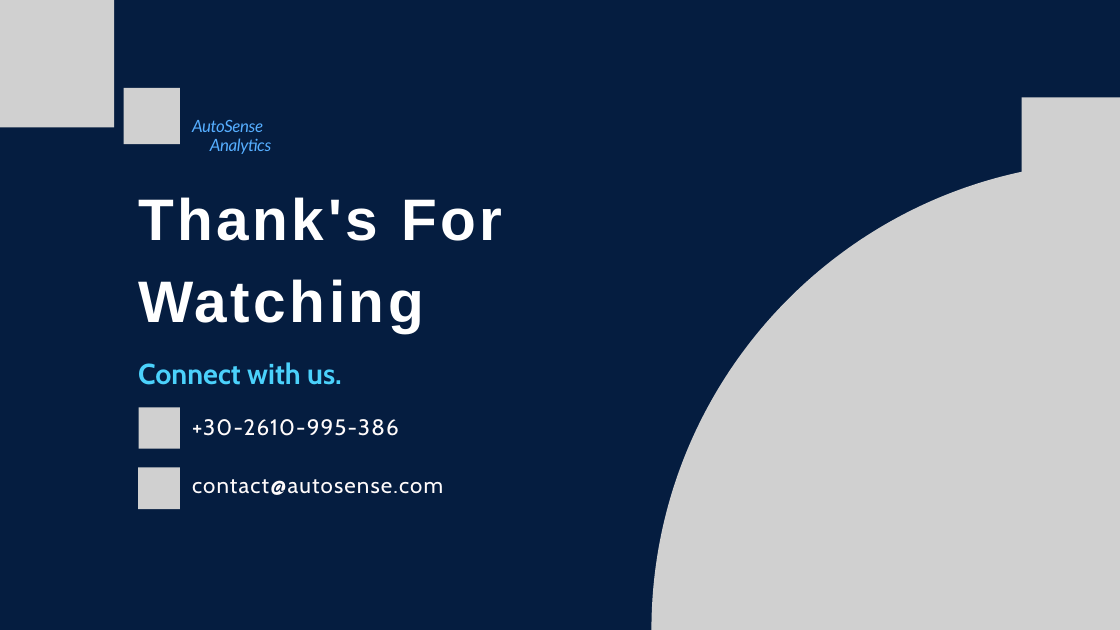
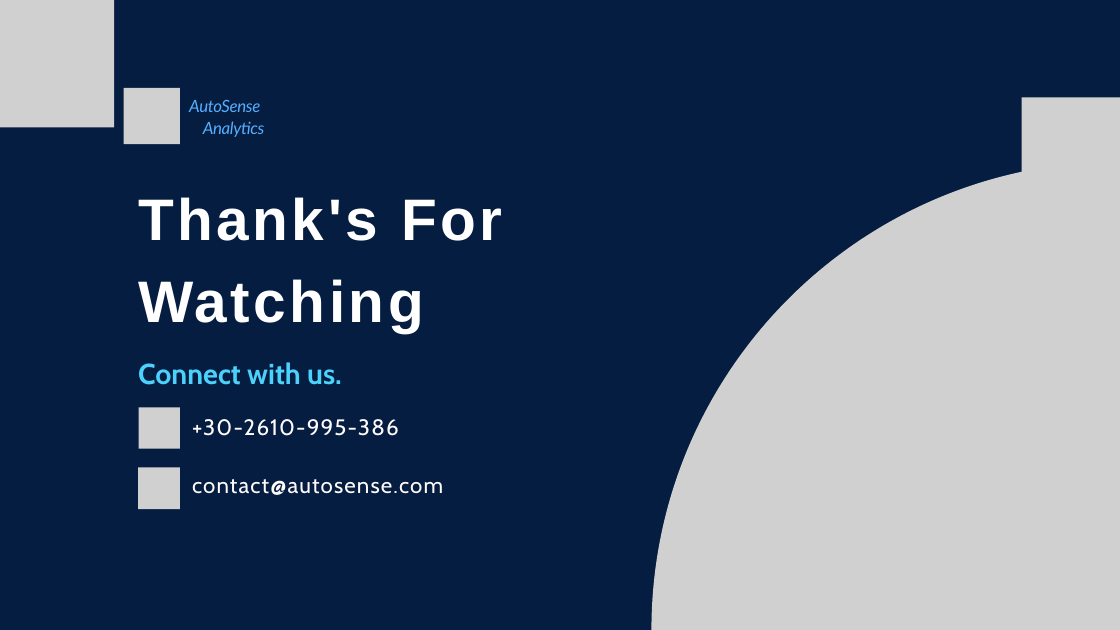
Before and after one commit to gdstergiopoulos/AutoSenseAnalytics, a slide deck: slide 13 of Pitch/AutoSenseAnalytics_pitch.pptx (slide 12 before the commit). Drawn at 1120x630 pixels with LibreOffice and Linux fonts; fonts in the diff are those of the drawing; grey boxes stand for pictures. Boxes give left, top, right and bottom in pixels: in the first picture for what was removed or moved away, otherwise in the second. Text is boxed around its words. In the diff, an @@ line names an element or a change of style, - is before the commit and + after.

```diff
--- a/Pitch/AutoSenseAnalytics_pitch.pptx
+++ b/Pitch/AutoSenseAnalytics_pitch.pptx
@@ text "AutoSense": place and size @@
-text "AutoSense" at bbox=[192, 120, 263, 132]
+text "AutoSense" at bbox=[189, 100, 260, 112]
@@ text "Analytics": place and size @@
-text "Analytics" at bbox=[210, 138, 271, 154]
+text "Analytics" at bbox=[203, 121, 264, 137]
```
Also in this commit, not shown: 4 other slides changed, 2 slides added, 1 slide removed, 2 other files.
